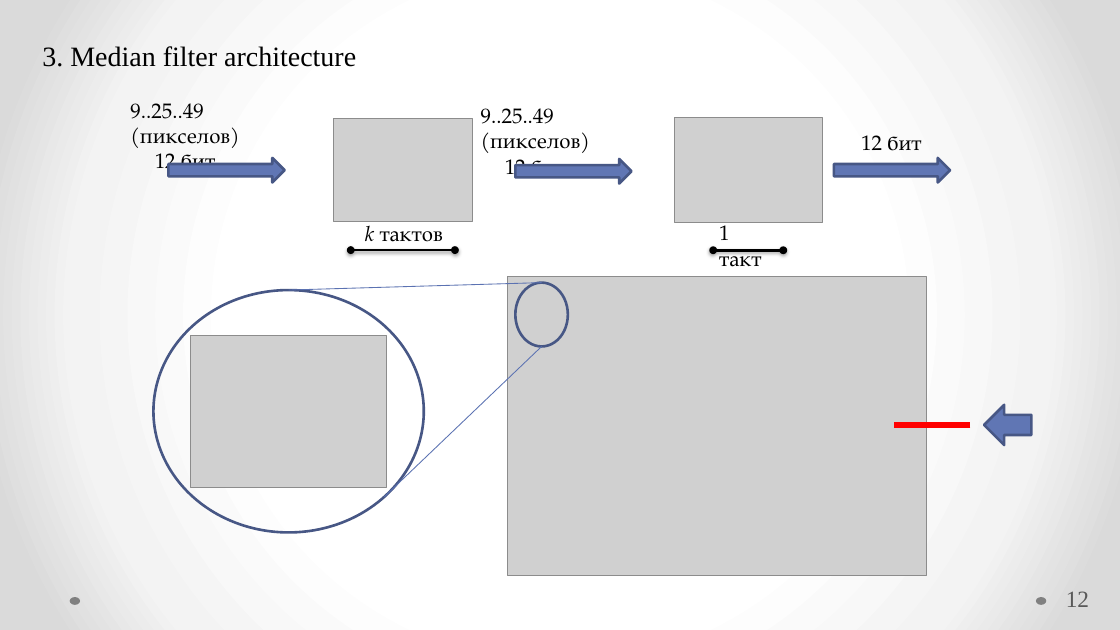
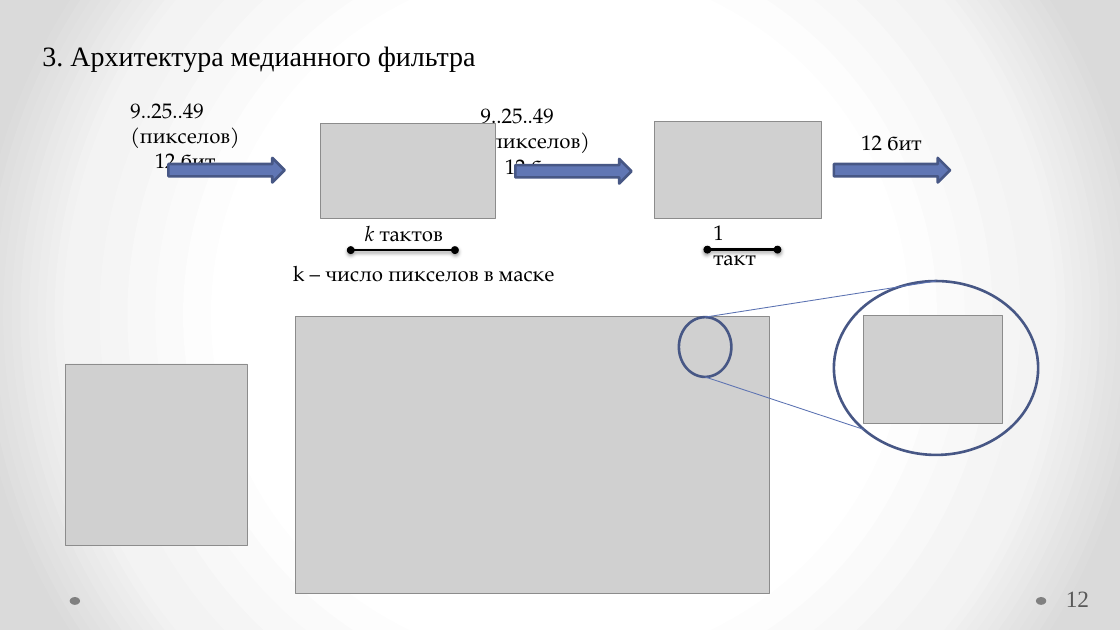
Before and after one commit to Radiophantom/master_yoda, a slide deck: slide 12 of VKR.pptx. Drawn at 1120x630 pixels with LibreOffice and Linux fonts; fonts in the diff are those of the drawing; grey boxes stand for pictures. Boxes give left, top, right and bottom in pixels: in the first picture for what was removed or moved away, otherwise in the second. Text is boxed around its words. In the diff, an @@ line names an element or a change of style, - is before the commit and + after.

```diff
--- a/VKR.pptx
+++ b/VKR.pptx
@@ text at [42,46,476,71]: text changed @@
-3. Median filter architecture
+3. Архитектура медианного фильтра
@@ picture: place and size @@
-picture at [334,118,472,222]
+picture at [320,124,495,218]
@@ picture: place and size @@
-picture at [675,118,823,223]
+picture at [655,121,822,218]
@@ text "1 такт": place and size @@
-text "1 такт" at [719,218,761,267]
+text "1 такт" at [713,218,755,266]
@@ text added at [293,266,555,282], 18 pt, text #000000 @@
+k – число пикселов в маске
@@ double arrow moved from (713, 250) - (784, 250) to (707, 250) - (778, 250) @@
@@ picture removed at [507,276,927,576] @@
@@ line moved from (542, 282) - (289, 290) to (705, 318) - (936, 281) @@
@@ ellipse: place and size @@
-ellipse at [154,290,424,533]
+ellipse at [834,281,1038,455]
@@ picture added at [296,316,770,593] @@
@@ ellipse: place and size @@
-ellipse at [516,282,568,346]
+ellipse at [679,318,731,377]
@@ picture: place and size @@
-picture at [191,335,386,487]
+picture at [864,316,1003,424]
@@ picture added at [66,364,248,546] @@
@@ line moved from (542, 346) - (384, 497) to (705, 377) - (864, 429) @@
@@ left arrow removed at [985,405,1032,445] @@
@@ line removed from (970, 425) to (895, 425) @@
```
Also in this commit, not shown: 13 other slides changed, 3 slides added, 2 slides removed, 1 other file.
